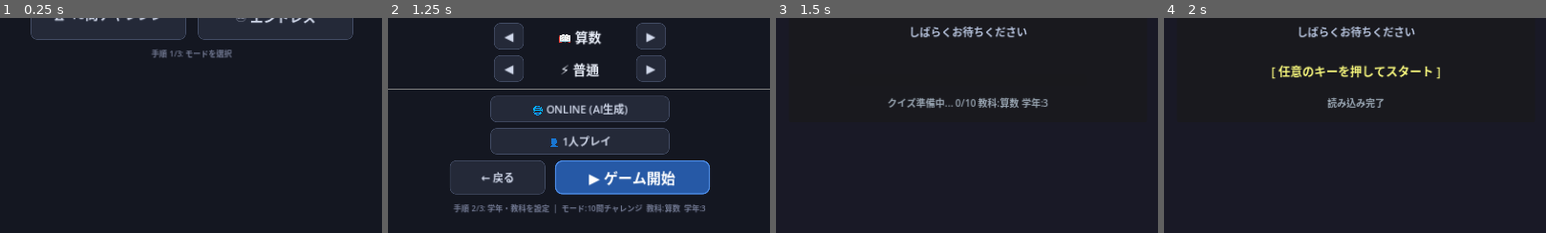
Above: before the commit, frames 1-4 (left to right).
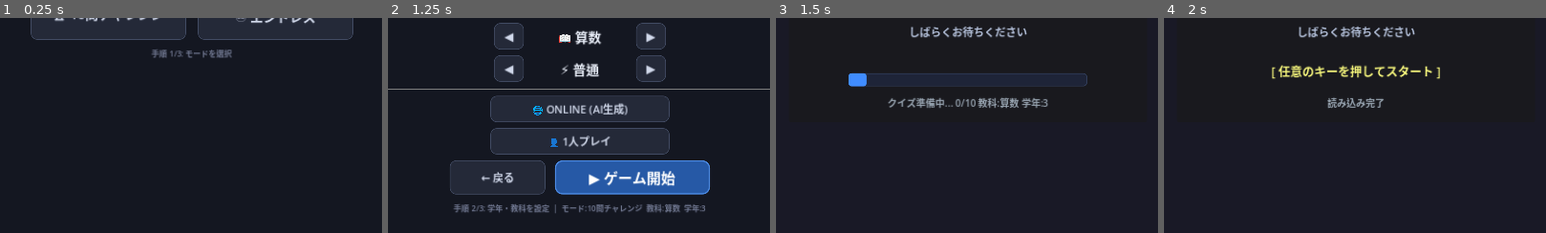
Above: after the commit, the same moments.

Repository: YuKatsumoto/AIQUIZ
Game: Godot game, scene res://ui/main_menu.tscn
Same seed, same stepped clock (60 frames per second), same inputs: the game is played once before the commit and once after it.
Inputs:
- Up to frame 1 (0.25 s): no input
- Up to frame 2 (1.25 s): click "🏆 10問チャレンジ" at 0.5 s
- Up to frame 3 (1.5 s): click "▶ ゲーム開始" at 1.25 s
- Up to frame 4 (2 s): no input
The pictures show only the part of the screen within x 25-75%, y 42-92%; the shares and areas given below are measured in that part.

Frames 1-2 are identical in both runs. In frame 3, 3.9% of the frame differs, in the area x 19-82%, y 25-32%; in frame 4, nothing differs.

Commit message:
feat: Add dynamic wall speed, AI evaluation reasoning, retry button, and dashboard UI updates

Diff:
--- a/AIQUIZ-Godot/scripts/core/api_status.gd
+++ b/AIQUIZ-Godot/scripts/core/api_status.gd
@@ -13,6 +13,10 @@
 var gemini_model: String = "gemini-2.5-flash"
 var gemini_status: Variant = null
 var gemini_msg: String = "未チェック"
+
+var firebase_configured: bool = false
+var firebase_status: Variant = null
+var firebase_msg: String = "未チェック"
 
 var offline_count: int = 0
 var checking: bool = false
@@ -60,6 +64,7 @@
 		g_key = get_env("GEMINI_API_KEY")
 	gemini_key_set = not g_key.is_empty()
 	gemini_model = get_env("GEMINI_MODEL", "gemini-2.5-flash")
+	firebase_configured = not get_env("FIREBASE_DB_URL").is_empty()
 
 func set_offline_count(count: int) -> void:
 	offline_count = count
@@ -74,6 +79,7 @@
 	_check_internet()
 	_check_openai()
 	_check_gemini()
+	_check_firebase()
 
 	# Usually we would await them, but for UI we can just emit completed when we guess they're done.
 	# Or emit immediately and let UI poll.
@@ -172,3 +178,32 @@
 		http.queue_free()
 	)
 	http.request(url, headers, HTTPClient.METHOD_POST, body)
+
+func _check_firebase() -> void:
+	if not firebase_configured:
+		firebase_status = false
+		firebase_msg = "URL未設定"
+		return
+	firebase_msg = "チェック中..."
+	firebase_status = null
+
+	var http := HTTPRequest.new()
+	add_child(http)
+	http.timeout = 5.0
+
+	var url := get_env("FIREBASE_DB_URL")
+	if url.ends_with("/"):
+		url = url.substr(0, url.length() - 1)
+
+	http.request_completed.connect(func(result: int, response_code: int, _h, _b):
+		if result == HTTPRequest.RESULT_SUCCESS and response_code != 0:
+			# Realtime DB returns 200 (OK) or 401 (Unauthorized - no auth parameter),
+			# both of which successfully prove network reachability to the Firebase host.
+			firebase_status = true
+			firebase_msg = "接続OK"
+		else:
+			firebase_status = false
+			firebase_msg = "接続失敗"
+		http.queue_free()
+	)
+	http.request(url + "/.json?shallow=true", [], HTTPClient.METHOD_GET)
--- a/AIQUIZ-Godot/scripts/core/firebase_ratings.gd
+++ b/AIQUIZ-Godot/scripts/core/firebase_ratings.gd
@@ -16,7 +16,7 @@
 		print("[FirebaseRatings] Ready — DB: %s / Path: %s" % [_db_url, _ratings_path])
 
 
-func send_rating(quiz: QuizItem, good: bool, subject: String, grade: int, difficulty: String) -> void:
+func send_rating(quiz: QuizItem, good: bool, subject: String, grade: int, difficulty: String, reason: String = "") -> void:
 	"""Send a quiz rating to Firebase Realtime Database."""
 	if _db_url.is_empty():
 		push_warning("[FirebaseRatings] Cannot send rating: FIREBASE_DB_URL not configured")
@@ -36,6 +36,7 @@
 		"grade": grade,
 		"difficulty": difficulty,
 		"src": quiz.src,
+		"reason": reason,
 		"ts": int(Time.get_unix_time_from_system())
 	}
 
--- a/AIQUIZ-Godot/scripts/core/game_state.gd
+++ b/AIQUIZ-Godot/scripts/core/game_state.gd
@@ -67,6 +67,7 @@
 
 # --- 案3: 回答時間計測 ---
 var _quiz_shown_time: float = 0.0  # 問題表示時刻 (Time.get_ticks_msec())
+var recent_response_times: Array[float] = [] # 直近の回答時間履歴 (パフォーマンス連動速度用)
 
 # --- Quiz History (for game-over review) ---
 var quiz_history: Array[Dictionary] = []  # [{quiz: QuizItem, correct: bool, rated: String}]
@@ -201,6 +202,7 @@
 	play_time = 0.0
 	total_answered = 0
 	total_wrong = 0
+	recent_response_times.clear()
 	# Dynamic wall speed reset
 	_active_wall_speed = tuning.wall_speed
 	var count: int = 10 if mode == Constants.MODE_TEN else 1
@@ -320,7 +322,20 @@
 				q_text += ch
 	var text_len: int = q_text.length()
 	var length_factor: float = clampf(1.0 - (text_len - 20) * 0.0045, 0.55, 1.0)
-	var final_speed: float = base * length_factor
+
+	# 直近パフォーマンス連動による速度調整 (Case A)
+	var perf_factor: float = 1.0
+	if recent_response_times.size() > 0:
+		var sum_time: float = 0.0
+		for t: float in recent_response_times:
+			sum_time += t
+		var avg_time: float = sum_time / recent_response_times.size()
+		# avg_timeが2秒(速い)から5秒(遅い)の間で重みを0.0〜1.0に変換
+		var weight: float = clampf((avg_time - 2.0) / 3.0, 0.0, 1.0)
+		# 速い(0.0) -> x1.25, 遅い(1.0) -> x0.8
+		perf_factor = lerpf(1.25, 0.8, weight)
+
+	var final_speed: float = base * length_factor * perf_factor
 	_active_wall_speed = clampf(final_speed, tuning.wall_speed_min, tuning.wall_speed_max)
 
 
@@ -607,14 +622,19 @@
 	provider.submit_result(current_quiz, any_correct)
 	quiz_history.append({"quiz": current_quiz, "correct": any_correct, "rated": ""})
 
-	# 案3: プレイヤー行動データを記録
-	if current_quiz and QuizManager.player_analytics != null:
+	# パフォーマンスと行動データを記録
+	if current_quiz:
 		var response_time: float = (Time.get_ticks_msec() - _quiz_shown_time) / 1000.0
-		var chosen_door: int = _check_player_door(player_x) if p1_alive or not p1_correct else current_quiz.a
-		QuizManager.player_analytics.record(
-			current_quiz, response_time, any_correct, chosen_door,
-			subject, grade, difficulty
-		)
+		recent_response_times.append(response_time)
+		if recent_response_times.size() > 5:
+			recent_response_times.pop_front()
+
+		if QuizManager.player_analytics != null:
+			var chosen_door: int = _check_player_door(player_x) if p1_alive or not p1_correct else current_quiz.a
+			QuizManager.player_analytics.record(
+				current_quiz, response_time, any_correct, chosen_door,
+				subject, grade, difficulty
+			)
 
 	if not any_alive:
 		var nc: int = num_choices
--- a/AIQUIZ-Godot/scripts/core/quiz_optimizer.gd
+++ b/AIQUIZ-Godot/scripts/core/quiz_optimizer.gd
@@ -147,11 +147,11 @@
 			if rating == "good":
 				ratings["good"].append(payload)
 				new_good += 1
-				QuizManager.firebase_ratings.send_rating(q, true, subject, grade, difficulty)
+				QuizManager.firebase_ratings.send_rating(q, true, subject, grade, difficulty, reason)
 			elif rating == "bad":
 				ratings["bad"].append(payload)
 				new_bad += 1
-				QuizManager.firebase_ratings.send_rating(q, false, subject, grade, difficulty)
+				QuizManager.firebase_ratings.send_rating(q, false, subject, grade, difficulty, reason)
 
 	if new_good > 0 or new_bad > 0:
 		_limit_cache()
--- a/AIQUIZ-Godot/scripts/ui/gameplay_hud.gd
+++ b/AIQUIZ-Godot/scripts/ui/gameplay_hud.gd
@@ -25,6 +25,7 @@
 @onready var btn_bad: Button = $GameOverPanel/RateBox/HBoxContainer/RateBadBtn
 @onready var rate_feedback: Label = $GameOverPanel/RateBox/RateFeedback
 @onready var btn_menu: Button = $GameOverPanel/MenuBtn
+@onready var btn_retry: Button = $GameOverPanel/RetryBtn
 @onready var btn_history: Button = $GameOverPanel/HistoryBtn
 
 @onready var history_panel: Panel = $HistoryPanel
@@ -48,6 +49,20 @@
 	preload_panel.visible = false
 	game_over_panel.visible = false
 	history_panel.visible = false
+
+	# プリロード用プログレスバーのスタイル設定（ダーク背景で見えるように）
+	var pl_bg_style := StyleBoxFlat.new()
+	pl_bg_style.bg_color = Color(0.12, 0.14, 0.22, 1.0)
+	pl_bg_style.border_color = Color(0.3, 0.4, 0.6, 0.5)
+	pl_bg_style.set_border_width_all(1)
+	pl_bg_style.set_corner_radius_all(6)
+	pl_progress.add_theme_stylebox_override("background", pl_bg_style)
+
+	var pl_fill_style := StyleBoxFlat.new()
+	pl_fill_style.bg_color = Color(0.25, 0.55, 1.0, 1.0)
+	pl_fill_style.set_corner_radius_all(5)
+	pl_progress.add_theme_stylebox_override("fill", pl_fill_style)
+	pl_progress.custom_minimum_size.y = 22.0
 
 	# フェードイン（ゲームシーン開始時）
 
@@ -85,6 +100,10 @@
 		game_state.reset_to_menu()
 		get_tree().change_scene_to_file("res://ui/main_menu.tscn")
 	)
+	btn_retry.pressed.connect(func():
+		game_state.start_game()
+		get_tree().change_scene_to_file("res://scenes/game_world.tscn")
+	)
 	btn_history.pressed.connect(func():
 		_open_history()
 	)
@@ -102,7 +121,7 @@
 		return
 
 	if game_state.game_state == Constants.STATE_PRELOADING:
-		_show_preloading()
+		_show_preloading(_dt)
 		return
 	elif game_state.game_state == Constants.STATE_WAITING_START:
 		_show_waiting_start(_dt)
@@ -138,7 +157,9 @@
 	else:
 		flash_rect.visible = false
 
-func _show_preloading() -> void:
+var _displayed_progress: float = 0.0
+
+func _show_preloading(dt: float) -> void:
 	preload_bg.visible = true
 	preload_panel.visible = true
 	question_panel.visible = false
@@ -151,12 +172,30 @@
 
 	pl_status.text = game_state.status_text
 
-	if QuizManager.provider is BufferedQuizProvider:
-		var bp = QuizManager.provider as BufferedQuizProvider
-		var target: int = bp.target_count if bp.current_mode == Constants.MODE_TEN else 1
-		var current: int = bp.buffer.size()
-		pl_progress.max_value = target
-		pl_progress.value = current
+	var target: int = game_state.target_count if game_state.mode == Constants.MODE_TEN else 1
+	var current: int = game_state.quiz_list.size()
+
+	pl_progress.max_value = float(target)
+
+	# スムーズな進行度アニメーション (LLM待機時のフェイク進捗 ＋ 取得完了時のlerp)
+	if current < target:
+		# 問題を待っている間は最大90%まで徐々に進める
+		var fake_speed := float(target) * 0.45
+		var max_fake := float(target) * 0.90
+		if _displayed_progress < max_fake:
+			_displayed_progress += fake_speed * dt
+			if _displayed_progress > max_fake:
+				_displayed_progress = max_fake
+
+	# 実際の進捗がフェイク進捗を上回った場合はLerpで追いつかせる
+	if float(current) > _displayed_progress:
+		_displayed_progress = lerpf(_displayed_progress, float(current), dt * 15.0)
+
+	# 完了時はキッチリ合わせる
+	if current >= target:
+		_displayed_progress = float(target)
+
+	pl_progress.value = _displayed_progress
 
 var _blink_timer: float = 0.0
 func _show_waiting_start(dt: float) -> void:
--- a/AIQUIZ-Godot/scripts/ui/main_menu.gd
+++ b/AIQUIZ-Godot/scripts/ui/main_menu.gd
@@ -231,6 +231,10 @@
 	var g_col = "green" if ApiStatusAutoload.gemini_status else ("red" if ApiStatusAutoload.gemini_status == false else "yellow")
 	var g_key = "設定済" if ApiStatusAutoload.gemini_key_set else "未設定"
 	text += "[color=%s]Gemini: %s[/color] (キー: %s)\n" % [g_col, ApiStatusAutoload.gemini_msg, g_key]
+
+	var f_col = "green" if ApiStatusAutoload.firebase_status else ("red" if ApiStatusAutoload.firebase_status == false else "yellow")
+	var f_key = "設定済" if ApiStatusAutoload.firebase_configured else "未設定"
+	text += "[color=%s]Firebase: %s[/color] (DB URL: %s)\n" % [f_col, ApiStatusAutoload.firebase_msg, f_key]
 
 	text += "\n[color=gray]オフライン問題数: %d問[/color]" % ApiStatusAutoload.offline_count
 
--- a/AIQUIZ-Godot/ui/gameplay_hud.tscn
+++ b/AIQUIZ-Godot/ui/gameplay_hud.tscn
@@ -292,6 +292,40 @@
 text = "評価を送信しました"
 horizontal_alignment = 1
 
+[node name="HistoryBtn" type="Button" parent="GameOverPanel"]
+custom_minimum_size = Vector2(200, 56)
+layout_mode = 1
+anchors_preset = 7
+anchor_left = 0.5
+anchor_top = 1.0
+anchor_right = 0.5
+anchor_bottom = 1.0
+offset_left = -310.0
+	offset_top = -80.0
+offset_right = -110.0
+	offset_bottom = -24.0
+grow_horizontal = 2
+grow_vertical = 0
+theme_override_font_sizes/font_size = 22
+text = "📋 問題履歴"
+
+[node name="RetryBtn" type="Button" parent="GameOverPanel"]
+custom_minimum_size = Vector2(200, 56)
+layout_mode = 1
+anchors_preset = 7
+anchor_left = 0.5
+anchor_top = 1.0
+anchor_right = 0.5
+anchor_bottom = 1.0
+offset_left = -100.0
+	offset_top = -80.0
+offset_right = 100.0
+	offset_bottom = -24.0
+grow_horizontal = 2
+grow_vertical = 0
+theme_override_font_sizes/font_size = 22
+text = "🔃 リトライ"
+
 [node name="MenuBtn" type="Button" parent="GameOverPanel"]
 custom_minimum_size = Vector2(200, 56)
 layout_mode = 1
@@ -300,31 +334,14 @@
 anchor_top = 1.0
 anchor_right = 0.5
 anchor_bottom = 1.0
-offset_left = 10.0
+offset_left = 110.0
 	offset_top = -80.0
-offset_right = 210.0
+offset_right = 310.0
 	offset_bottom = -24.0
 grow_horizontal = 2
 grow_vertical = 0
 theme_override_font_sizes/font_size = 22
-text = "メニューに戻る"
-
-[node name="HistoryBtn" type="Button" parent="GameOverPanel"]
-custom_minimum_size = Vector2(200, 56)
-layout_mode = 1
-anchors_preset = 7
-anchor_left = 0.5
-anchor_top = 1.0
-anchor_right = 0.5
-anchor_bottom = 1.0
-offset_left = -210.0
-	offset_top = -80.0
-offset_right = -10.0
-	offset_bottom = -24.0
-grow_horizontal = 2
-grow_vertical = 0
-theme_override_font_sizes/font_size = 22
-text = "📋 問題履歴"
+text = "🏠 メニュー"
 
 [node name="HistoryPanel" type="Panel" parent="."]
 visible = false
--- a/AIQUIZ-Godot/ui/main_menu.tscn
+++ b/AIQUIZ-Godot/ui/main_menu.tscn
@@ -1,7 +1,6 @@
-[gd_scene load_steps=3 format=3 uid="uid://dm4k7xr5p9t2w"]
+[gd_scene load_steps=2 format=3 uid="uid://dm4k7xr5qat2w"]
 
 [ext_resource type="Script" path="res://scripts/ui/main_menu.gd" id="1_main_menu"]
-[ext_resource type="FontFile" path="res://resources/fonts/NotoSansJP-Regular.otf" id="2_font"]
 
 [node name="MainMenu" type="Control"]
 layout_mode = 3
@@ -38,7 +37,7 @@
 
 [node name="TitleLabel" type="Label" parent="VBoxContainer"]
 layout_mode = 2
-theme_override_colors/font_color = Color(1.0, 0.88, 0.25, 1)
+theme_override_colors/font_color = Color(1, 0.88, 0.25, 1)
 theme_override_font_sizes/font_size = 46
 text = "AI脱出クイズ 3D"
 horizontal_alignment = 1
@@ -102,14 +101,14 @@
 
 [node name="GradeDownBtn" type="Button" parent="VBoxContainer/ConfigContainer/GradeRow"]
 unique_name_in_owner = true
-layout_mode = 2
-custom_minimum_size = Vector2(50, 44)
+custom_minimum_size = Vector2(50, 44)
+layout_mode = 2
 theme_override_font_sizes/font_size = 20
 text = "◀"
 
 [node name="GradeLabel" type="Label" parent="VBoxContainer/ConfigContainer/GradeRow"]
-layout_mode = 2
 custom_minimum_size = Vector2(180, 0)
+layout_mode = 2
 theme_override_colors/font_color = Color(0.92, 0.94, 0.98, 1)
 theme_override_font_sizes/font_size = 22
 text = "学年: 3"
@@ -117,8 +116,8 @@
 
 [node name="GradeUpBtn" type="Button" parent="VBoxContainer/ConfigContainer/GradeRow"]
 unique_name_in_owner = true
-layout_mode = 2
-custom_minimum_size = Vector2(50, 44)
+custom_minimum_size = Vector2(50, 44)
+layout_mode = 2
 theme_override_font_sizes/font_size = 20
 text = "▶"
 
@@ -128,14 +127,14 @@
 
 [node name="SubjectLeftBtn" type="Button" parent="VBoxContainer/ConfigContainer/SubjectRow"]
 unique_name_in_owner = true
-layout_mode = 2
-custom_minimum_size = Vector2(50, 44)
+custom_minimum_size = Vector2(50, 44)
+layout_mode = 2
 theme_override_font_sizes/font_size = 20
 text = "◀"
 
 [node name="SubjectLabel" type="Label" parent="VBoxContainer/ConfigContainer/SubjectRow"]
-layout_mode = 2
 custom_minimum_size = Vector2(180, 0)
+layout_mode = 2
 theme_override_colors/font_color = Color(0.92, 0.94, 0.98, 1)
 theme_override_font_sizes/font_size = 22
 text = "教科: 算数"
@@ -143,8 +142,8 @@
 
 [node name="SubjectRightBtn" type="Button" parent="VBoxContainer/ConfigContainer/SubjectRow"]
 unique_name_in_owner = true
-layout_mode = 2
-custom_minimum_size = Vector2(50, 44)
+custom_minimum_size = Vector2(50, 44)
+layout_mode = 2
 theme_override_font_sizes/font_size = 20
 text = "▶"
 
@@ -154,14 +153,14 @@
 
 [node name="DiffLeftBtn" type="Button" parent="VBoxContainer/ConfigContainer/DiffRow"]
 unique_name_in_owner = true
-layout_mode = 2
-custom_minimum_size = Vector2(50, 44)
+custom_minimum_size = Vector2(50, 44)
+layout_mode = 2
 theme_override_font_sizes/font_size = 20
 text = "◀"
 
 [node name="DiffLabel" type="Label" parent="VBoxContainer/ConfigContainer/DiffRow"]
-layout_mode = 2
 custom_minimum_size = Vector2(180, 0)
+layout_mode = 2
 theme_override_colors/font_color = Color(0.92, 0.94, 0.98, 1)
 theme_override_font_sizes/font_size = 22
 text = "難易度: 普通"
@@ -169,8 +168,8 @@
 
 [node name="DiffRightBtn" type="Button" parent="VBoxContainer/ConfigContainer/DiffRow"]
 unique_name_in_owner = true
-layout_mode = 2
-custom_minimum_size = Vector2(50, 44)
+custom_minimum_size = Vector2(50, 44)
+layout_mode = 2
 theme_override_font_sizes/font_size = 20
 text = "▶"
 
@@ -222,7 +221,6 @@
 layout_mode = 2
 theme_override_colors/font_color = Color(0.45, 0.48, 0.58, 1)
 theme_override_font_sizes/font_size = 13
-text = ""
 horizontal_alignment = 1
 autowrap_mode = 2
 
@@ -242,7 +240,6 @@
 grow_vertical = 0
 theme_override_font_sizes/font_size = 16
 text = "⚙ 設定 / API状態"
-
 
 [node name="SettingsPanel" type="Panel" parent="."]
 unique_name_in_owner = true
@@ -338,6 +335,7 @@
 min_value = 3.0
 max_value = 12.0
 step = 0.5
+value = 3.0
 
 [node name="ResolutionBox" type="HBoxContainer" parent="SettingsPanel/VBox"]
 layout_mode = 2
@@ -377,9 +375,8 @@
 [connection signal="pressed" from="VBoxContainer/ConfigContainer/ConfigBtnRow/BackBtn" to="." method="_on_back_pressed"]
 [connection signal="pressed" from="VBoxContainer/ConfigContainer/ConfigBtnRow/StartButton" to="." method="_on_start_pressed"]
 [connection signal="pressed" from="SettingsBtn" to="." method="_on_settings_btn_pressed"]
-[connection signal="pressed" from="RankingBtn" to="." method="_on_ranking_btn_pressed"]
 [connection signal="pressed" from="SettingsPanel/VBox/RecheckBtn" to="." method="_on_recheck_btn_pressed"]
 [connection signal="value_changed" from="SettingsPanel/VBox/VolBox/VolSlider" to="." method="_on_vol_slider_changed"]
 [connection signal="value_changed" from="SettingsPanel/VBox/SpeedBox/SpeedSlider" to="." method="_on_speed_slider_changed"]
+[connection signal="pressed" from="SettingsPanel/VBox/OpenDashboardBtn" to="." method="_on_open_dashboard_pressed"]
 [connection signal="pressed" from="SettingsPanel/VBox/SettingsBackBtn" to="." method="_on_settings_back_btn_pressed"]
-[connection signal="pressed" from="SettingsPanel/VBox/OpenDashboardBtn" to="." method="_on_open_dashboard_pressed"]
Not shown: 6 places in AIQUIZ-Godot/ui/main_menu.tscn that only renumber resources
Not shown, changed: aiquiz-dashboard/package-lock.json
Not shown, changed: aiquiz-dashboard/src/app/api/offline-bank/route.ts
Not shown, changed: aiquiz-dashboard/src/app/offline-bank/page.tsx
Not shown, changed: aiquiz-dashboard/src/app/page.tsx
Not shown, changed: aiquiz-dashboard/src/app/ratings/page.tsx
Not shown, changed: aiquiz-dashboard/src/app/settings/page.tsx
Not shown, changed: aiquiz-dashboard/src/app/statistics/page.tsx
